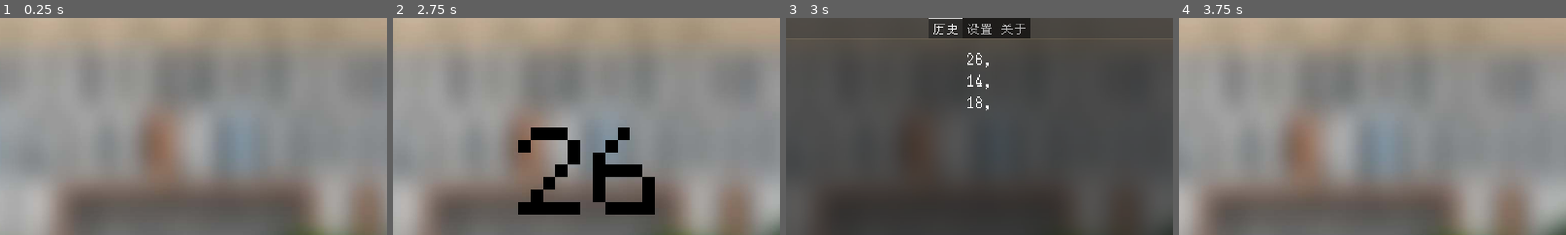
Above: before the commit, frames 1-4 (left to right).
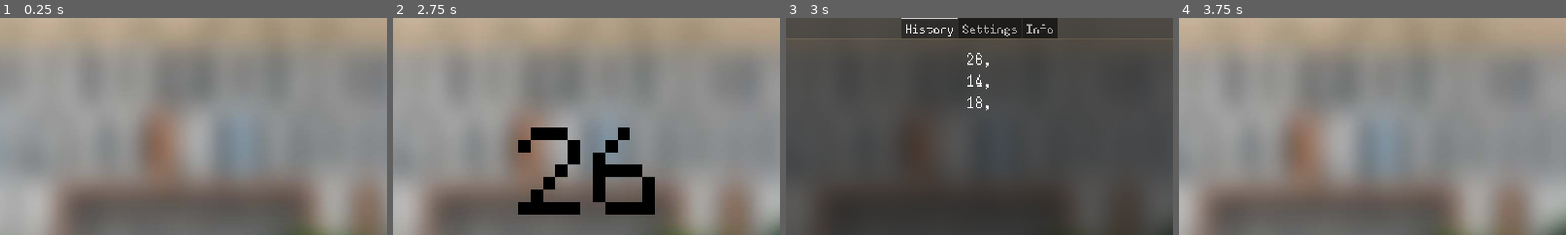
Above: after the commit, the same moments.

Repository: cfrank114/RandomStuPicker
Game: Godot game, scene res://scenes/picker.tscn
The game is run twice, just before and just after one commit, with the same random seed, the same clock (stepped at 60 frames per second) and the same inputs.
Inputs (mouse positions are % of the whole screen's width and height, from its top left):
- Up to frame 1 (0.25 s): no input
- Up to frame 2 (2.75 s): click (50, 90) at 0.5 s; click (50, 90) at 1.25 s; click (50, 90) at 2 s
- Up to frame 3 (3 s): click (92, 90) at 2.75 s
- Up to frame 4 (3.75 s): click (8, 90) at 3.5 s
The pictures show only the part of the screen within x 25-75%, y 0-50%; the shares and areas given below are measured in that part.

Frames 1-2 are identical in both runs. In frame 3, 1.8% of the frame differs, in the area x 29-71%, y 0-10%; in frame 4, nothing differs.

Commit message:
ver1.1
bugfix

Diff:
--- a/data/data.json
+++ b/data/data.json
@@ -1 +1 @@
-{"data":{"constants":{"cp":{"10":[43,48],"15":[39],"17":[48] …(151 unchanged characters)… pt":[6,32,42],"fullscreen":true,"lang":"zh","range":[1,49],"res":"1200x720","tab_at_bottom":false}},"version":"1.1"}
+{"data":{"constants":{"cp":{"10":[43,48],"15":[39],"17":[48] …(151 unchanged characters)… pt":[6,32,42],"fullscreen":true,"lang":"en","range":[1,49],"res":"1200x720","tab_at_bottom":false}},"version":"1.1"}
--- a/scenes/main_button.gd
+++ b/scenes/main_button.gd
@@ -31,6 +31,6 @@
 	if(Globals.ind >= Globals.total):
 		Globals.need_shuffle=true
 		if(Globals.data["data"]["settings"]["auto_erase_history"]):
-			while Globals.history.size>Globals.total:
+			while Globals.history.size()>Globals.total:
 				Globals.history.pop_front()
 		Globals.ind=0
--- a/scenes/settings/trmenu.gd
+++ b/scenes/settings/trmenu.gd
@@ -8,4 +8,4 @@
 func _on_item_selected(index: int) -> void:
 	Globals.data["data"]["settings"]["lang"]=Globals.lang[index]
 	TranslationServer.set_locale(Globals.lang[index])
-	$"../../../../..".translate()
+	$"../../../../../..".translate()
Not shown, changed: export_presets.cfg
